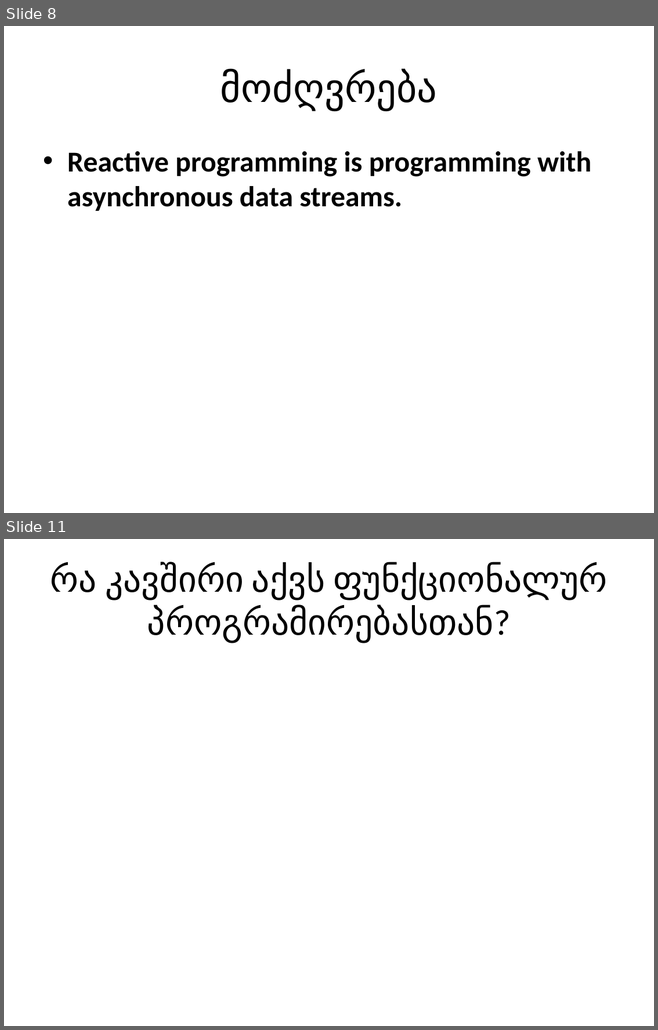
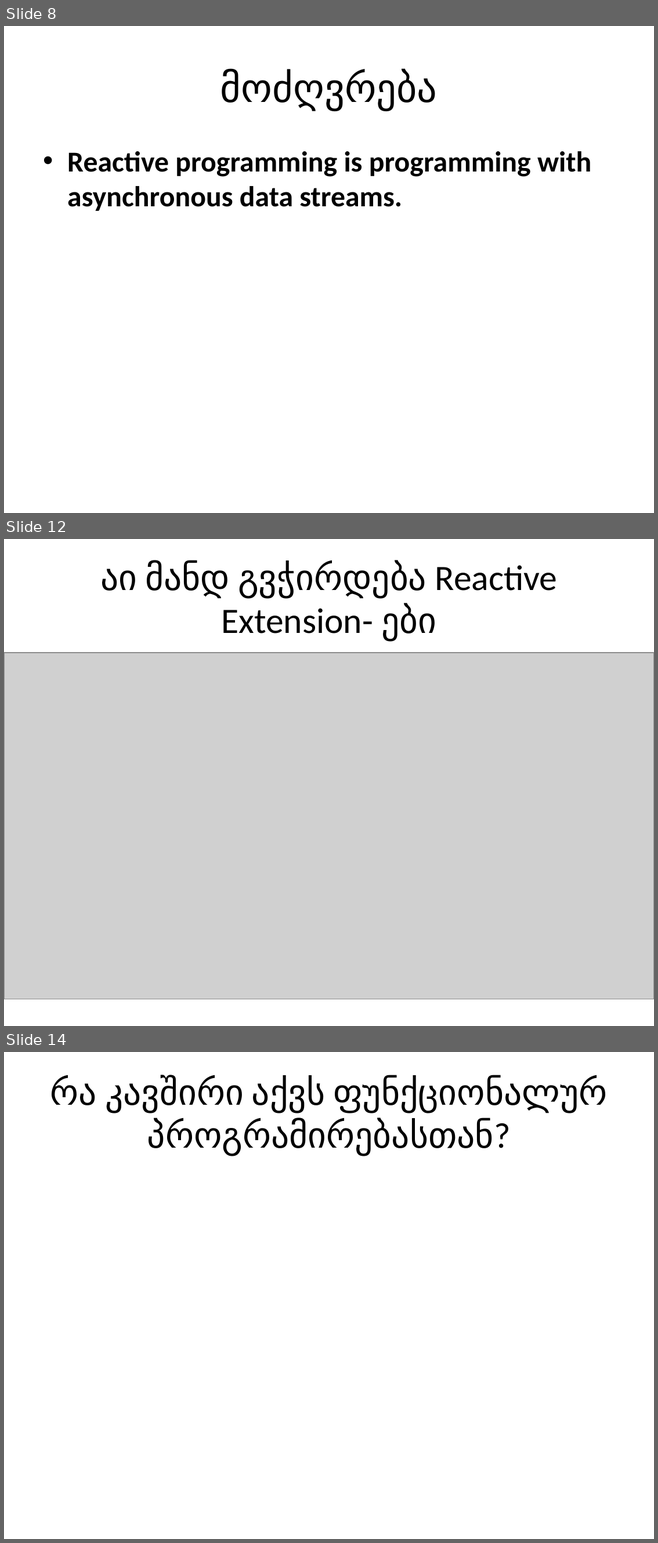
Before and after one commit to AleksandreSukh/RxSeminar, a slide deck: Rx.pptx. Shown one above the other, each under a label of ours: slides 8 and 11 before the commit, slides 8, 12 and 14 after it; the slides between them are not shown. The pictures are 658x1030 and 658x1543 pixels, drawn with LibreOffice and Linux fonts; fonts in the diff are those of the drawing; grey boxes stand for pictures. Boxes give left, top, right and bottom in pixels: in the first picture for what was removed or moved away, otherwise in the second. Text is boxed around its words. In the diff, an @@ line names an element or a change of style, - is before the commit and + after.

```diff
--- a/Rx.pptx
+++ b/Rx.pptx
@@ slide 12 added at (4, 539, 654, 1026), background #FFFFFF @@
@@ title added at (100, 561, 557, 641), 39.6 pt, text #000000 @@
+აი მანდ გვჭირდება Reactive Extension- ები
@@ picture added at (4, 653, 654, 999) @@
@@ what was slide 11 is now slide 14 @@
```
Also in this commit, not shown: 4 slides changed, 4 other slides added, 2 slides removed, 1 other file.
